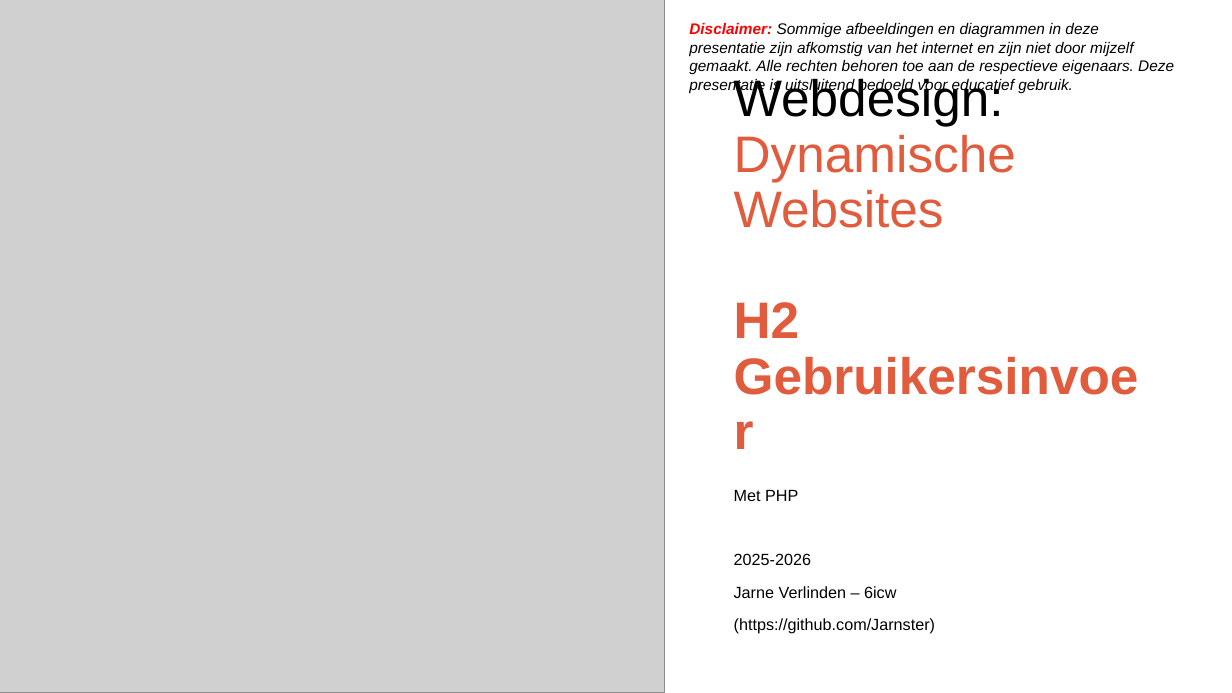
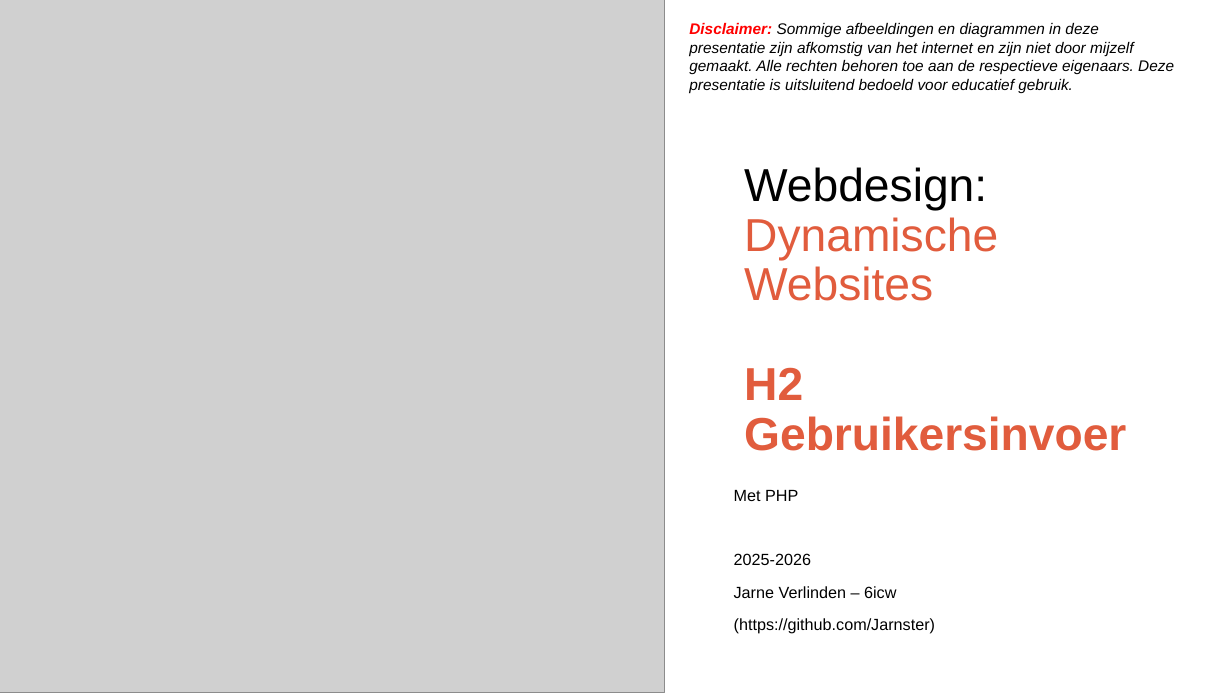
Before and after one commit to Jarnster/ICW-Webdesign-PHP, a slide deck: slide 1 of H2 - Gebruikersinvoer/Presentatie/H2 Gebruikersinvoer - Dynamische Websites.pptx. Drawn at 1232x693 pixels with LibreOffice and Linux fonts; fonts in the diff are those of the drawing; grey boxes stand for pictures. Boxes give left, top, right and bottom in pixels: in the first picture for what was removed or moved away, otherwise in the second. Text is boxed around its words. In the diff, an @@ line names an element or a change of style, - is before the commit and + after.

```diff
--- a/H2 - Gebruikersinvoer/Presentatie/H2 Gebruikersinvoer - Dynamische Websites.pptx
+++ b/H2 - Gebruikersinvoer/Presentatie/H2 Gebruikersinvoer - Dynamische Websites.pptx
@@ title "Webdesign: Dynamische Websites H2 Gebruikersinvoer": place and size @@
-title "Webdesign: Dynamische Websites H2 Gebruikersinvoer" at (734,78,1016,338)
+title "Webdesign: Dynamische Websites H2 Gebruikersinvoer" at (744,167,1126,451)
@@ title "Webdesign: Dynamische Websites H2 Gebruikersinvoer" at (744,167,1126,451): size 40 to 36 pt @@
```
Also in this commit, not shown: 5 other files.
